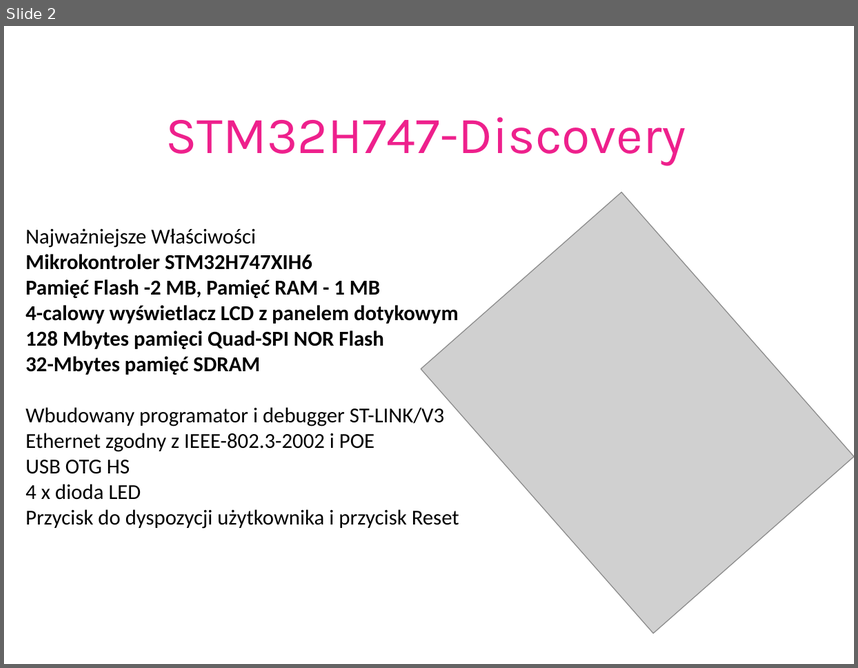
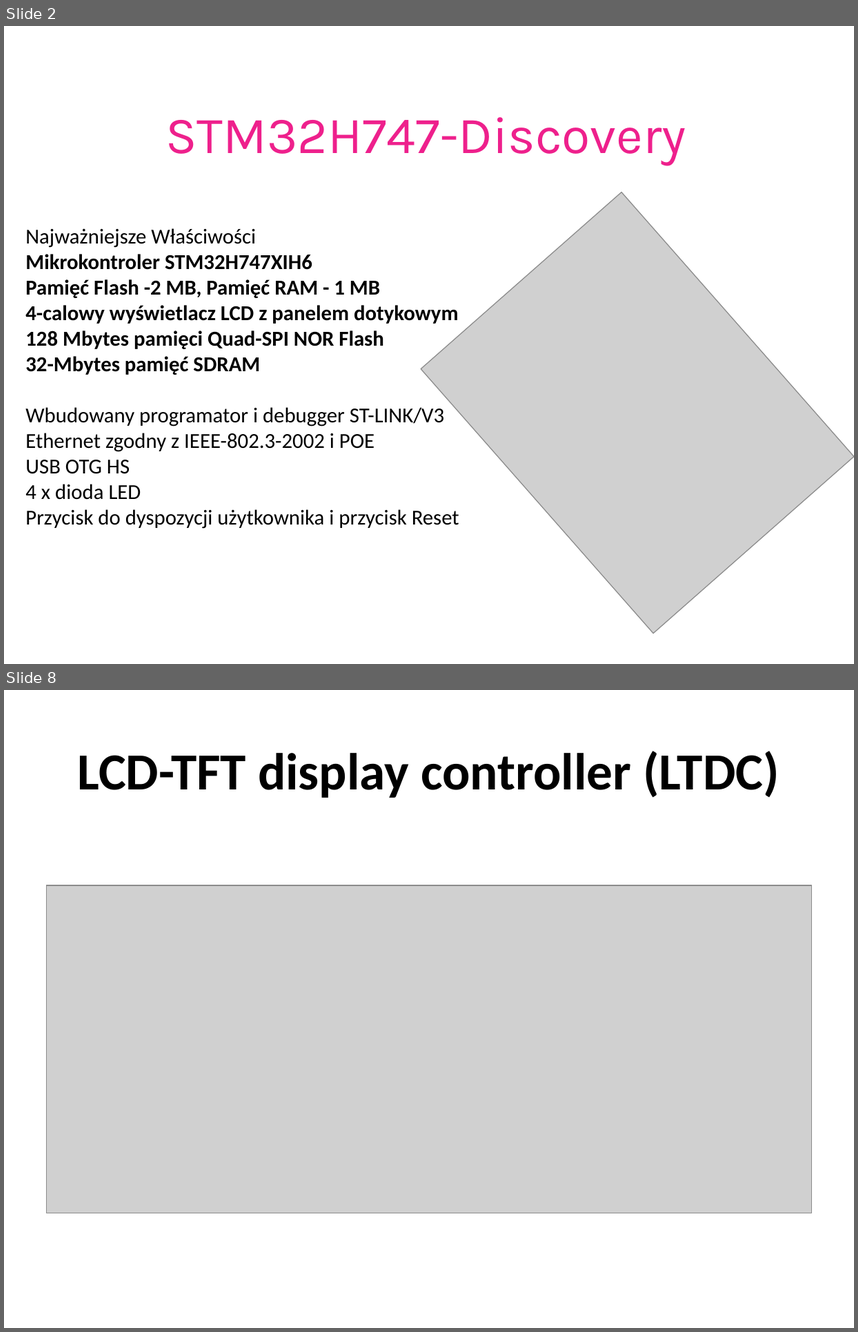
Before and after one commit to trteodor/stm32h747_disco_lvgl_bare_metal, a slide deck: Presenation.pptx. Shown one above the other, each under a label of ours: slide 2 before the commit, slides 2 and 8 after it; the slides between them are not shown. The pictures are 858x668 and 858x1332 pixels, drawn with LibreOffice and Linux fonts; fonts in the diff are those of the drawing; grey boxes stand for pictures. Boxes give left, top, right and bottom in pixels: in the first picture for what was removed or moved away, otherwise in the second. Text is boxed around its words. In the diff, an @@ line names an element or a change of style, - is before the commit and + after.

Commit message:
Update LTDC config based on datasheet

```diff
--- a/Presenation.pptx
+++ b/Presenation.pptx
@@ slide 8 added at <box>4,690,854,1328</box>, background #FFFFFF @@
@@ title added at <box>77,751,780,798</box>, 44 pt, text #000000, bold @@
+LCD-TFT display controller (LTDC)
@@ picture added at <box>47,885,811,1213</box> @@
```
Also in this commit, not shown: 9 slides changed, 3 other slides added, 1 slide removed, 4 other files.
